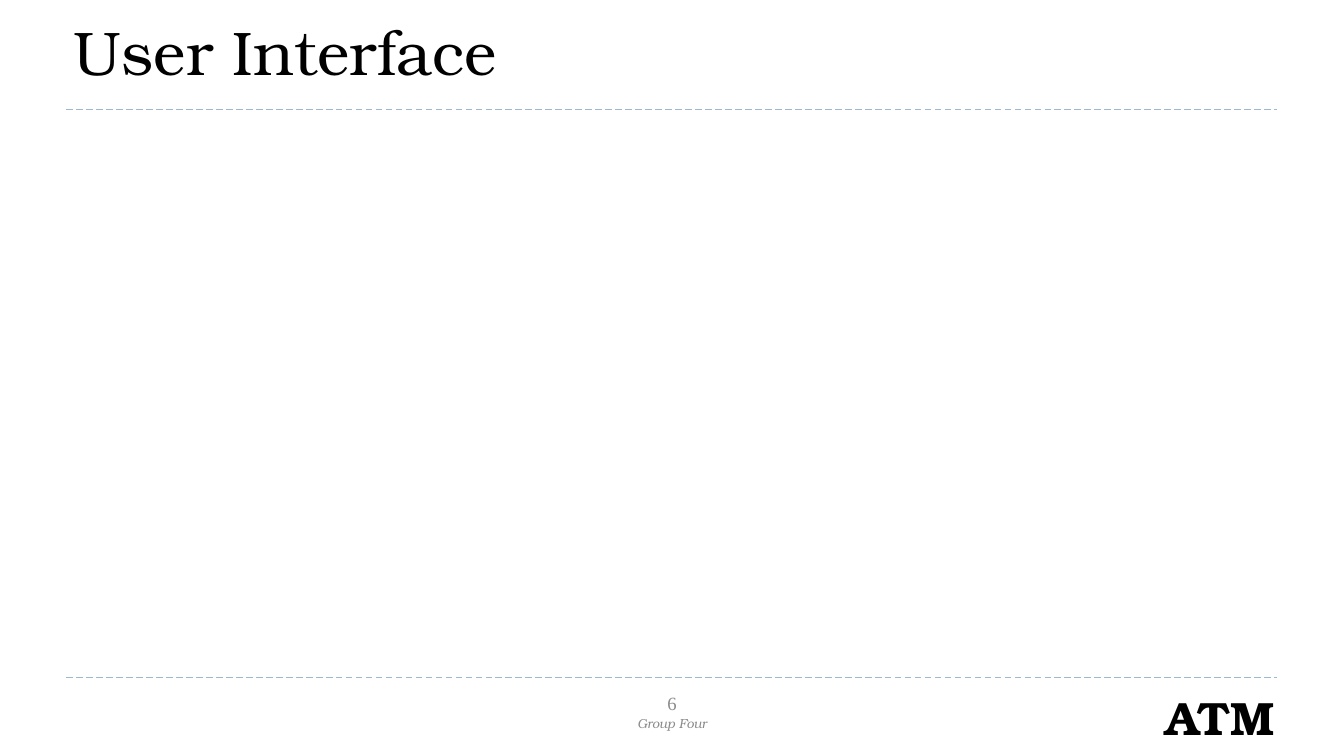
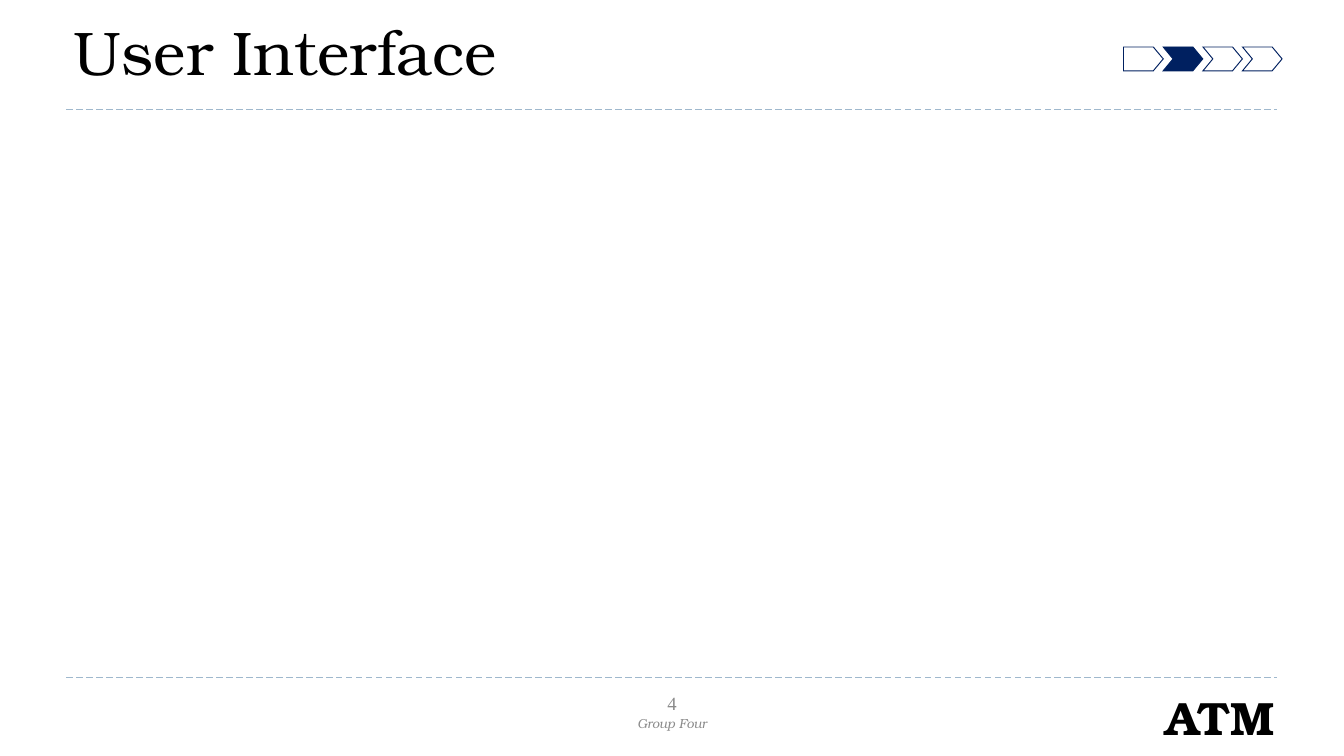
Before and after one commit to mari-husain/csharp-atm, a slide deck: slide 4 of C# Project.pptx (slide 6 before the commit). Drawn at 1344x756 pixels with LibreOffice and Linux fonts; fonts in the diff are those of the drawing; background and template pictures are left out. Boxes give left, top, right and bottom in pixels: in the first picture for what was removed or moved away, otherwise in the second. Text is boxed around its words. In the diff, an @@ line names an element or a change of style, - is before the commit and + after.

```diff
--- a/C# Project.pptx
+++ b/C# Project.pptx
@@ group added at box(1124, 47, 1282, 71): 3 chevrons, 1 pentagon arrow @@
@@ page number at box(667, 698, 676, 710): text changed @@
-6
+4
```
Also in this commit, not shown: 3 other slides changed, 4 slides added, 2 slides removed.
